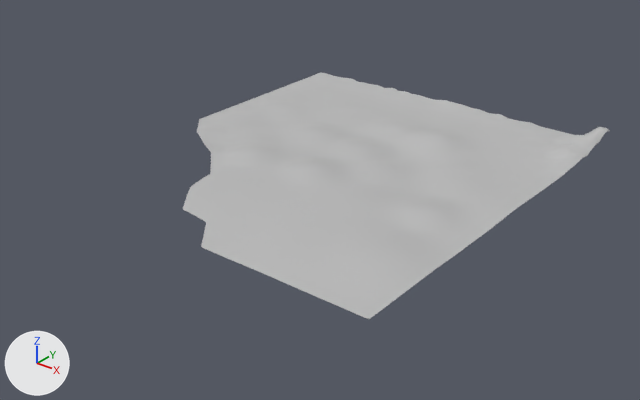
The FBX model Assets/Scenes/Environment/Terreno/Terreno.fbx: old version first, new version second.
Before and after are seen from a 50 mm lens placed at (81.4, -103.6, 56.4), pointed at (1.9, -4.2, -5.2). Arrows for +X, +Y and +Z are at lower left; the lights stay in place.

The first picture shows 'Terreno'.
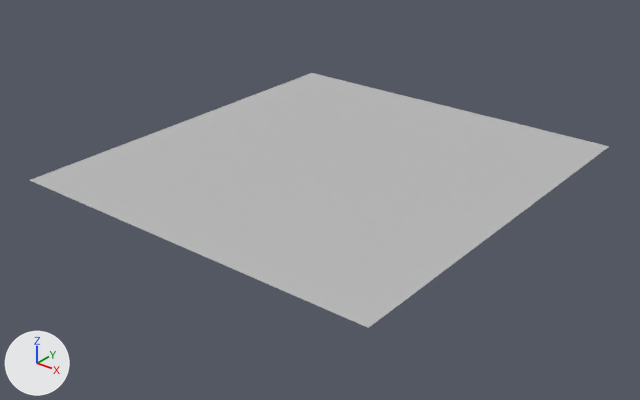
What differs and where, as boxes [x1, y1, x2, y2] in the pictures (640 x 400 px):
'Terreno', reshaped, moved, rescaled (36% wider): before [183, 72, 610, 319]; after [30, 73, 609, 328]

The change, as a list of edits to the scene's bpy script:
```text
Change me_mesh:
    used by ob_terreno; location = (1.8, 0.6, 0.0); rotation_euler = (1.571, 0.0, 0.0), in degrees (90, 0, 0); scale = (0.01, 0.01, 0.01)
    remove me_mesh.from_pydata(...)  # 5703 vertices, 5543 faces; spans x -3076.0..3156.0, y -1.0..355.0, z -3412.0..3434.0
    add me_mesh.from_pydata(...)  # 4 vertices, 1 face; spans x -929.0..929.0, y 0.0, z -1287.0..1287.0
    me_mesh part 1: 5703 vertices removed from x -3076.0..3156.0, y -1.0..355.0, z -3412.0..3434.0; 4 vertices added at x -929.0..929.0, y 0.0, z -1287.0..1287.0
Change ob_terreno:
    ob_terreno.location: (1.8, 0.6, 0.0) -> (1.6, -0.8, 0.0)
    ob_terreno.scale: (0.01, 0.01, 0.01) -> (0.0344, 0.01, 0.0266)
```
